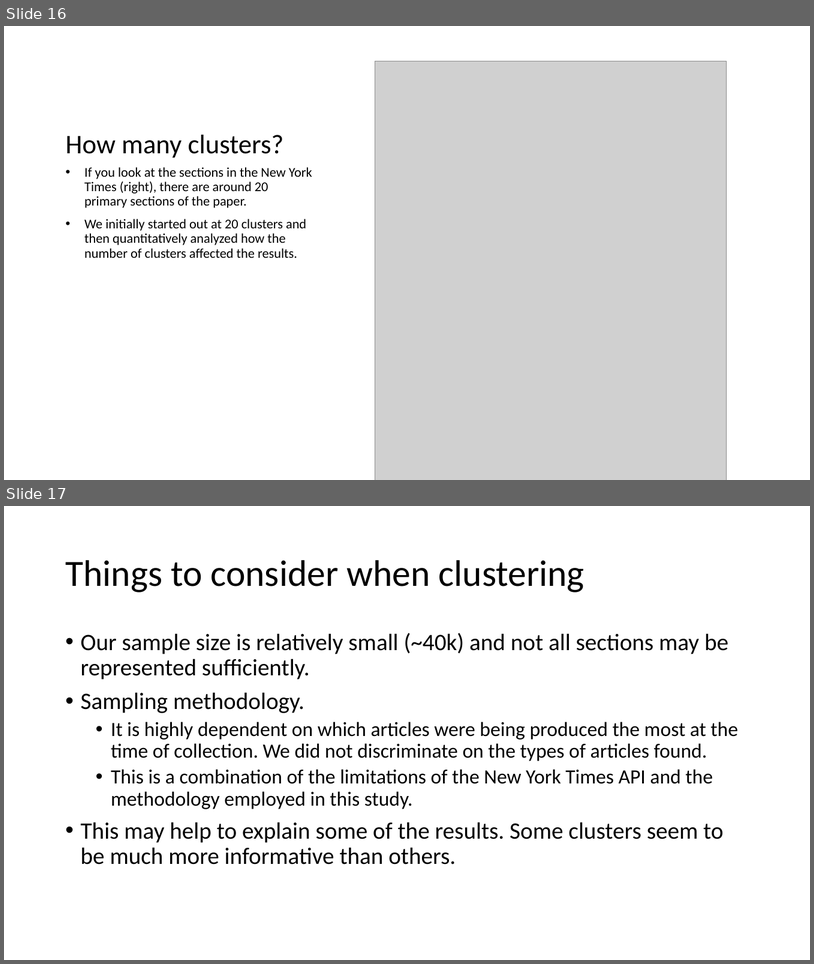
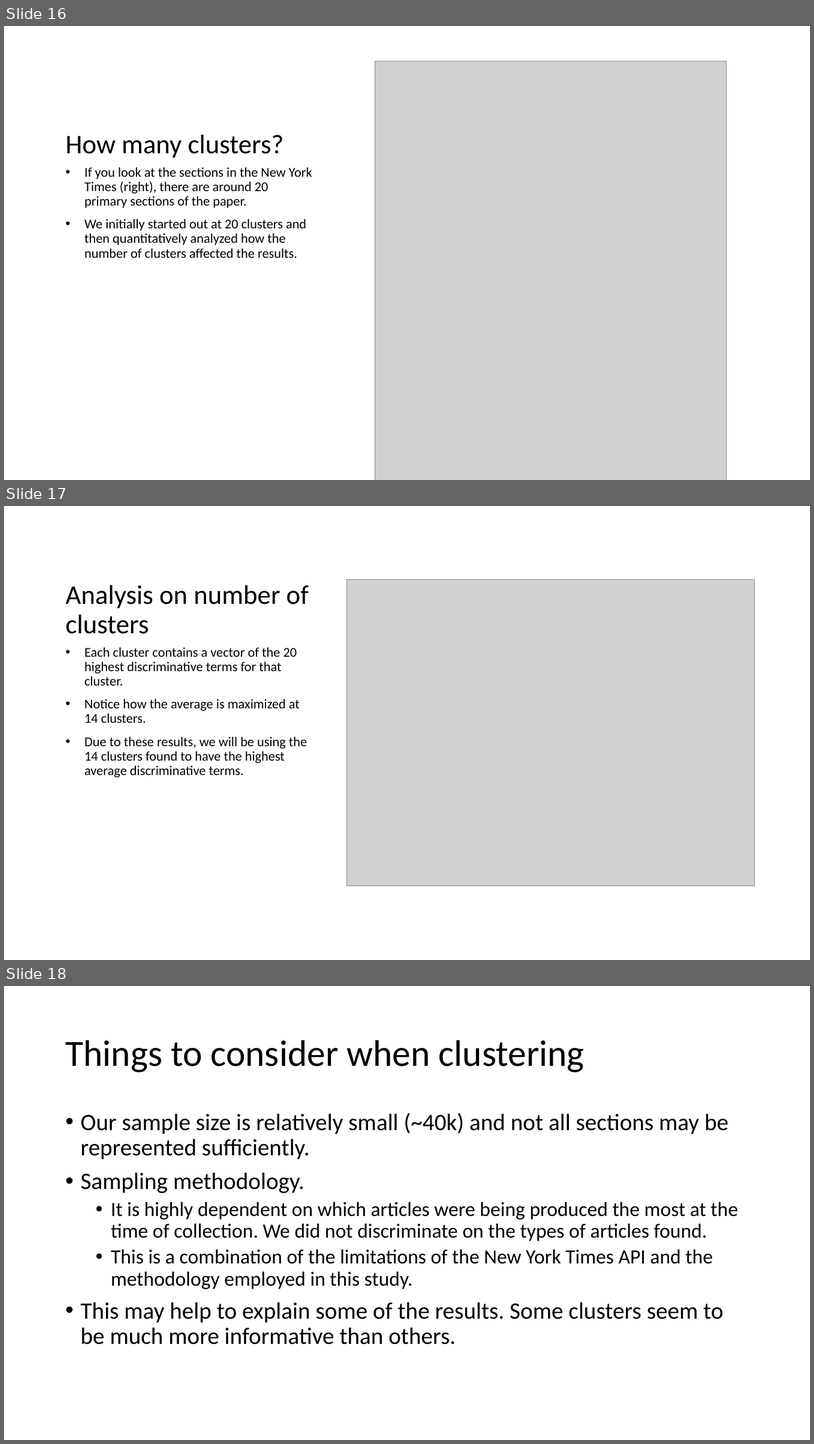
Before and after one commit to lnunno/big-data-nyt-tf-idf, a slide deck: docs/presentation.pptx. Shown one above the other, each under a label of ours: slides 16 and 17 before the commit, slides 16, 17 and 18 after it. The pictures are 814x964 and 814x1444 pixels, drawn with LibreOffice and Linux fonts; fonts in the diff are those of the drawing; grey boxes stand for pictures. Boxes give left, top, right and bottom in pixels: in the first picture for what was removed or moved away, otherwise in the second. Text is boxed around its words. In the diff, an @@ line names an element or a change of style, - is before the commit and + after.

Commit message:
Added term clustering graphic to powerpoint

```diff
--- a/docs/presentation.pptx
+++ b/docs/presentation.pptx
@@ slide 17 added at box(4, 506, 810, 960), background #FFFFFF @@
@@ title added at box(66, 585, 309, 634), 32 pt, text #000000 @@
+Analysis on number of clusters
@@ picture added at box(347, 579, 755, 885) @@
@@ text added at box(84, 647, 307, 777), 16 pt, text #000000 @@
+• Each cluster contains a vector of the 20 highest discriminative terms for that cluster.
+• Notice how the average is maximized at 14 clusters.
+• Due to these results, we will be using the 14 clusters found to have the highest average discriminative terms.
@@ what was slide 17 is now slide 18 @@
```
Also in this commit, not shown: 4 slides changed, 1 other file.
